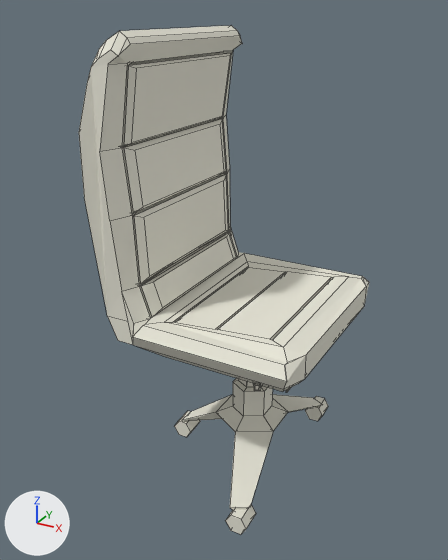
The Blender file Assets/Models/Office/office_objects.blend: old version first, new version second.
Camera for both pictures: a camera (50 mm lens) standing at (1.67, -2.95, 2.15) and looking at (0.08, -0.07, 0.71). Arrows for +X, +Y and +Z are at lower left; the lights stay in place. Mesh edges are drawn as thin lines. The same objects are shown in both versions, whatever each file hides.

Names of what the first picture shows: 'Chair'.
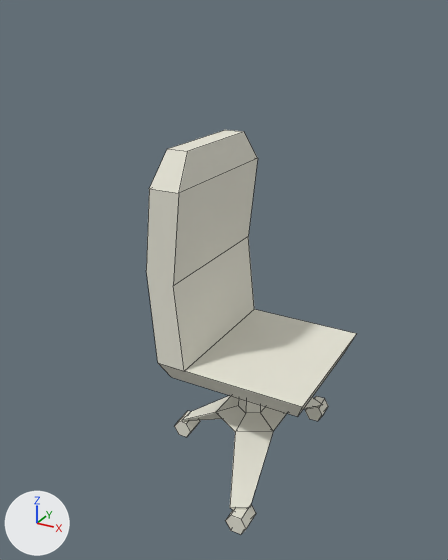
What differs and where, as boxes [x1, y1, x2, y2] in the pictures (448 x 560 px):
'Chair', reshaped (27% narrower, 20% shorter)
    before: [79, 26, 369, 534]
    after: [146, 130, 356, 534]
part 1 of me_cube_002, rebuilt
    before: [79, 26, 369, 392]
    after: [146, 130, 356, 417]
part 2 of me_cube_002, cut back
    before: [216, 378, 288, 432]
    after: [216, 396, 287, 432]

The change in detail:
me_cube_002 is used by ob_chair; location (-0.33, 0.012, 1.382).
me_cube_002 had 358 vertices, 305 faces and spanned x -0.09..1.1, y -0.66..0.65, z -1.9..0.67.
me_cube_002 now has 94 vertices, 73 faces and spans x 0.02..1.07, y -0.65..0.65, z -1.9..0.11.
me_cube_002 part 1: the loose piece of 250 vertices spanning x -0.09..1.1, y -0.66..0.65, z -1.16..0.67 is rebuilt with 22 vertices and now spans x 0.14..1.07, y -0.45..0.44, z -1.22..0.11.
Part 2, on me_cube_002:
42 vertices are removed from x 0.47..0.76, y -0.31..0.11, z -1.35..-1.01.
43 faces are deleted.
6 vertices move from x 0.47..0.69, y -0.14..0.11, z -1.53 to x 0.5..0.65, y -0.1..0.08, z -1.53.
6 vertices are added at (0.65, 0.03, -1.21), (0.58, -0.1, -1.21), (0.5, 0.03, -1.21), (0.58, 0.07, -1.21), (0.65, -0.05, -1.21), (0.5, -0.05, -1.21).
7 new faces join them.
